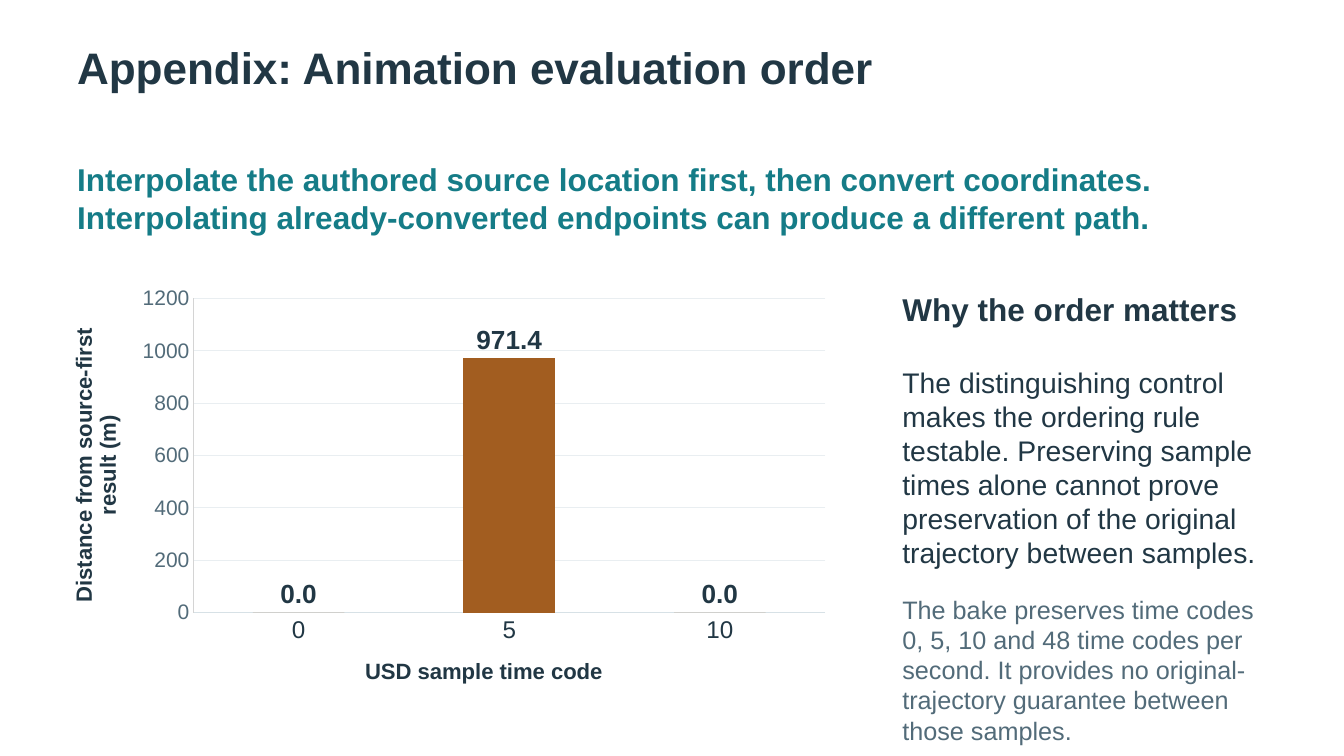
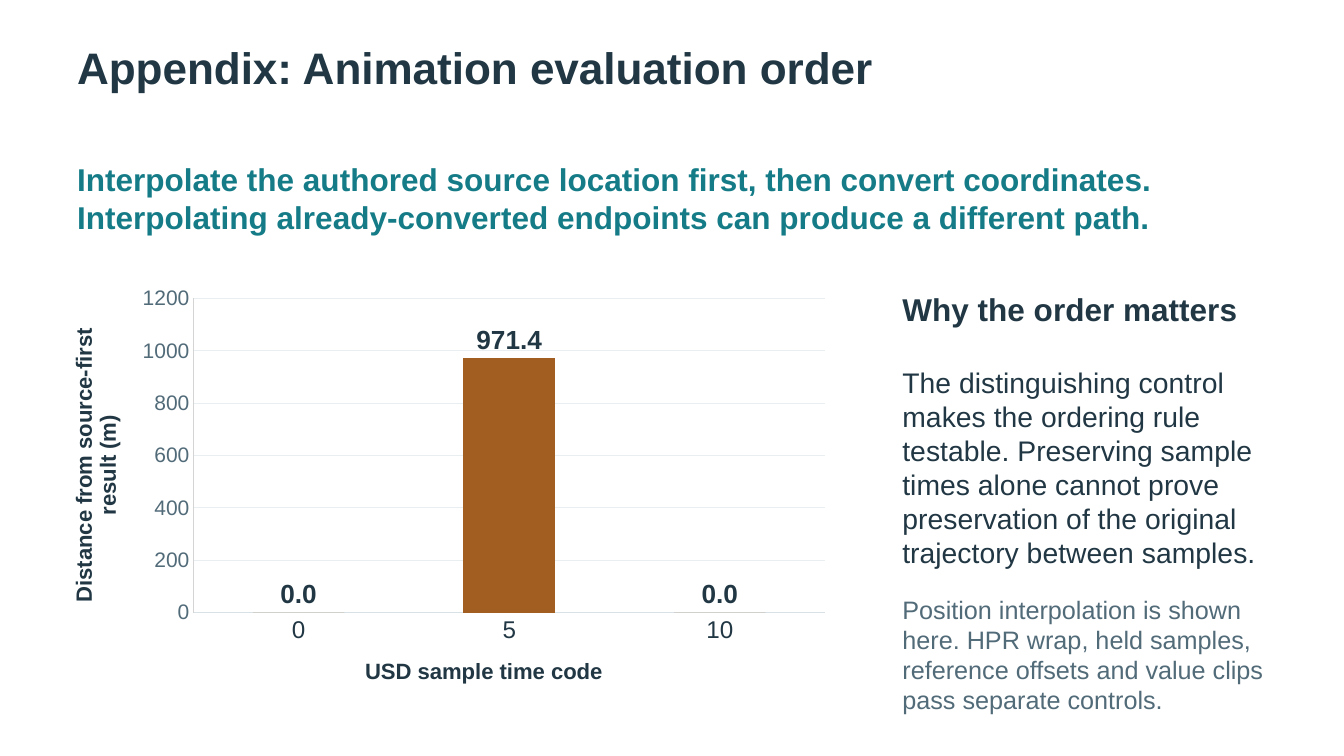
Before and after one commit to asluk/OpenUSD, a slide deck: slide 11 of extras/usd/examples/usdGeospatialBuild/delivery/geospatial-build.pptx. Drawn at 1344x756 pixels with LibreOffice and Linux fonts; fonts in the diff are those of the drawing. Boxes give left, top, right and bottom in pixels: in the first picture for what was removed or moved away, otherwise in the second. Text is boxed around its words. In the diff, an @@ line names an element or a change of style, - is before the commit and + after.

```diff
--- a/extras/usd/examples/usdGeospatialBuild/delivery/geospatial-build.pptx
+++ b/extras/usd/examples/usdGeospatialBuild/delivery/geospatial-build.pptx
@@ text in rectangle at (x1=902, y1=600, x2=1263, y2=715): text changed @@
-The bake preserves time codes 0, 5, 10 and 48 time codes per second. It provides no original-trajectory guarantee between those samples.
+Position interpolation is shown here. HPR wrap, held samples, reference offsets and value clips pass separate controls.
```
Also in this commit, not shown: 5 other slides changed, 40 other files.
